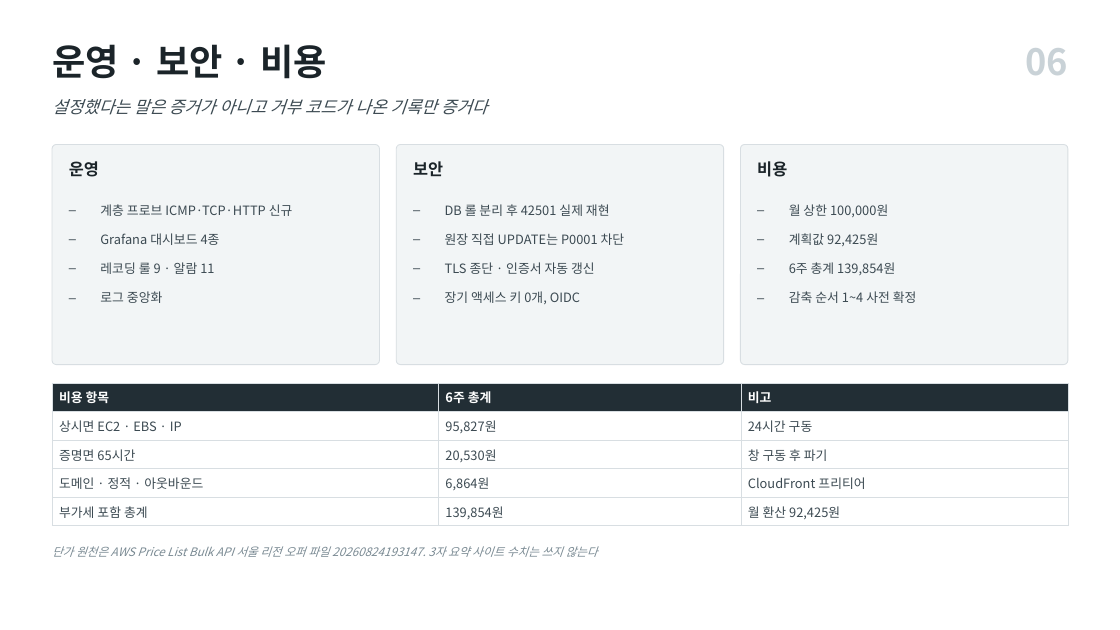
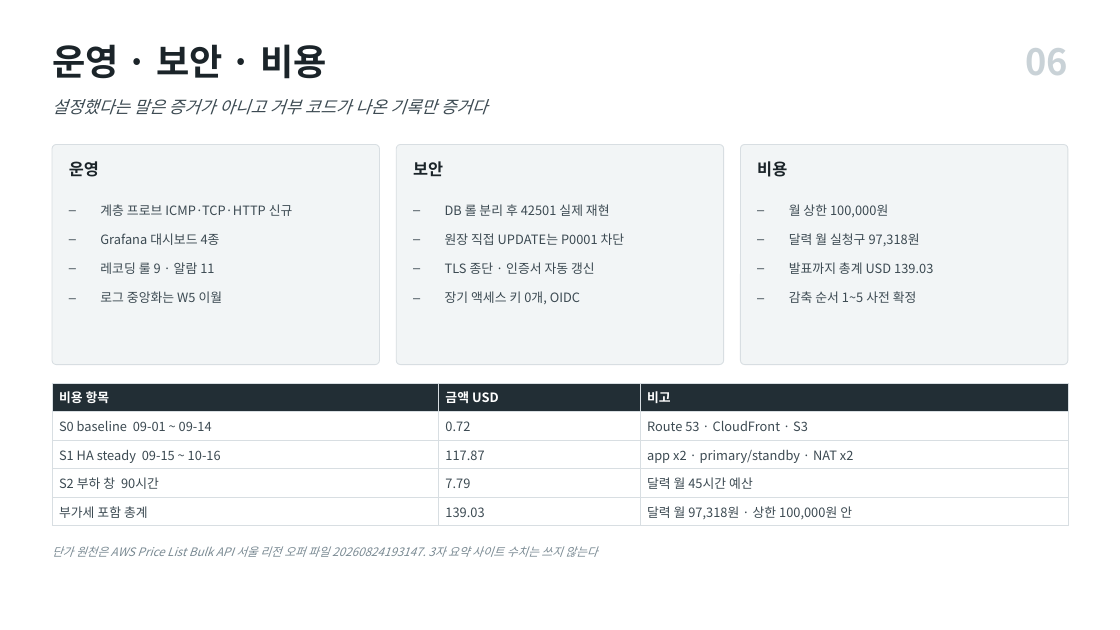
Before and after one commit to SanghyeokLee-KR/failstop, a slide deck: slide 6 of 제출_20260901/기획안_요약.pptx. Drawn at 1120x630 pixels with LibreOffice and Linux fonts; fonts in the diff are those of the drawing. Boxes give left, top, right and bottom in pixels: in the first picture for what was removed or moved away, otherwise in the second. Text is boxed around its words. In the diff, an @@ line names an element or a change of style, - is before the commit and + after.

Commit message:
docs: 계획서 ALB 정본 전환과 MSP 운영 절 신설
토폴로지 정본을 ALB 채택·2 가용영역으로 확정하고 계획서 전반을 그 기준으로
맞춘다. 종전 판이 남긴 nginx·edge·core·단일 AZ 서술 20여 곳을 정리했다.

6절. 인프라와 배포 설계를 전면 재작성. 노드 사이징에 봇 플릿을 pg-standby
동거로 추가하고 신규 노드 4안을 기각한 근거를 함께 적는다. 봇 JVM 512 MiB
제한이라 t4g.nano 에 안 들어가고 t4g.micro 는 상한을 넘긴다.

7절. MSP 운영 관점 7.7~7.12 신설. 부하 구간 3종, 침묵 판정, 공격 대응,
심각도 등급, 자동화 4계층, 일부러 자동화하지 않은 것. 격리 하네스와 확정
토폴로지의 실행 가능 범위를 항목별로 가른다.

9절. 상한 판정면을 730시간 런레이트에서 달력 월 실청구로 교체. EBS 계산
오류 등 5건 교정. 환율별 증명면 시간 예산표 신설. 달력 월 97,318원.

10절. 실험 평면 배치와 이식 판정 10.9 신설. E1·E2·E5·E9 는 주입 원시연산이
상시면에 존재하지 않아 이식 불가로 판정하고 카오스는 전량 로컬 전속으로
확정한다. W6 완주 조건과 V8·P1 을 그에 맞춰 고친다. 데모 시나리오 10.8 은
녹화본 대체를 전제로 라이브 구간을 저위험만 남긴다.

1.5 프로젝트 범위, 12.6 산출물 신설.

도면. 생성기를 파이썬에서 Node 로 이식하고 아이콘을 저장소 안으로 옮겨 다른
PC 절대경로 의존을 끊는다. 등뼈 6정거장과 상태 전이 4패널로 재구성한다.

빌드. build.ps1 이 Microsoft Store python 별칭에 걸려 docx 단계가 조용히
죽던 것을 실체 경로 탐색으로 교정한다.

```diff
--- a/제출_20260901/기획안_요약.pptx
+++ b/제출_20260901/기획안_요약.pptx
@@ text at (789, 233, 933, 303): text changed @@
-– 계획값 92,425원
-– 6주 총계 139,854원
-– 감축 순서 1~4 사전 확정
+– 달력 월 실청구 97,318원
+– 발표까지 총계 USD 139.03
+– 감축 순서 1~5 사전 확정
@@ text at (100, 291, 223, 303): text changed @@
-– 로그 중앙화
+– 로그 중앙화는 W5 이월
@@ table at (52, 383, 1069, 523) @@
-row 1, column 2: 6주 총계
+row 1, column 2: 금액 USD
-row 2: 상시면 EC2 · EBS · IP | 95,827원 | 24시간 구동
+row 2: S0 baseline 09-01 ~ 09-14 | 0.72 | Route 53 · CloudFront · S3
-row 3: 증명면 65시간 | 20,530원 | 창 구동 후 파기
+row 3: S1 HA steady 09-15 ~ 10-16 | 117.87 | app x2 · primary/standby · NAT x2
-row 4: 도메인 · 정적 · 아웃바운드 | 6,864원 | CloudFront 프리티어
+row 4: S2 부하 창 90시간 | 7.79 | 달력 월 45시간 예산
-row 5, column 2: 139,854원
+row 5, column 2: 139.03
-row 5, column 3: 월 환산 92,425원
+row 5, column 3: 달력 월 97,318원 · 상한 100,000원 안
```
Also in this commit, not shown: 2 other slides changed, 1 slide added, 1 slide removed, 42 other files.
